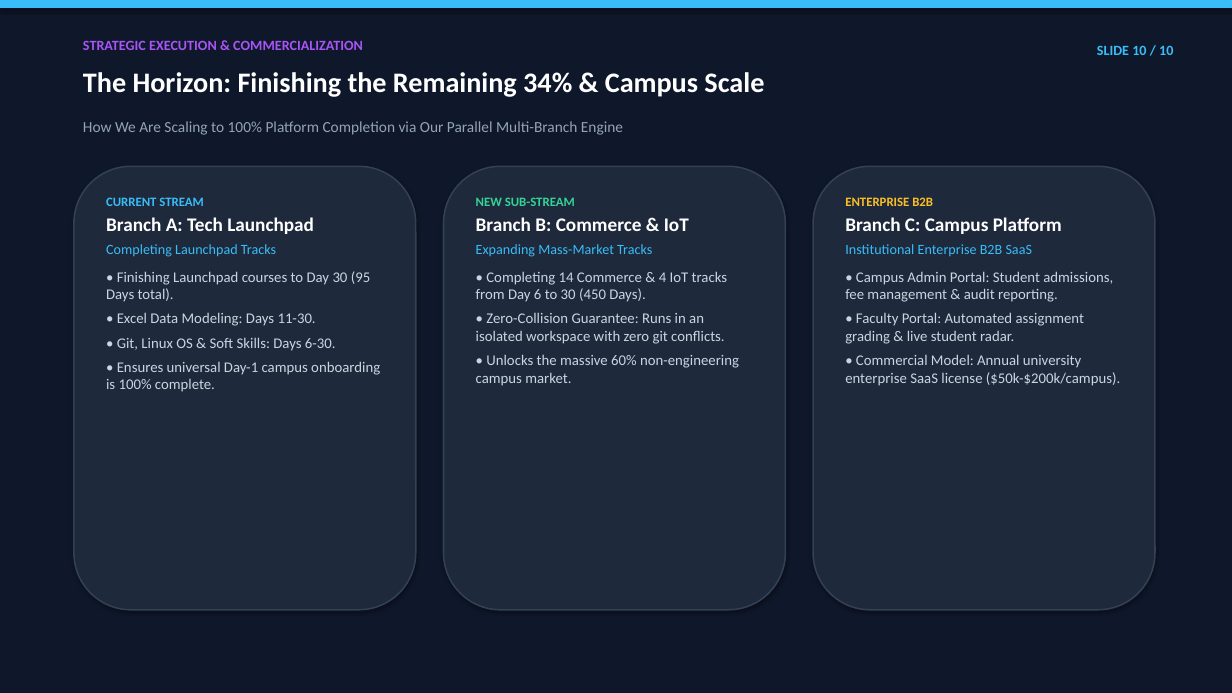
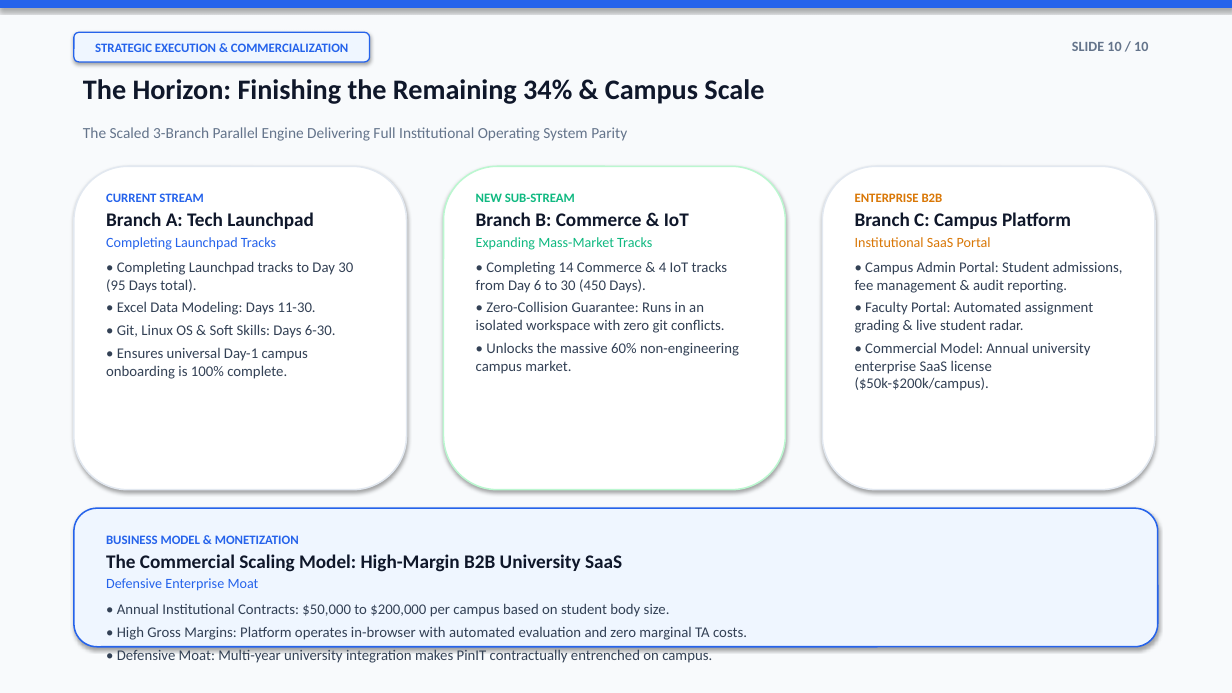
Before and after one commit to Vinay-N-Kashyap/Present-Career-os, a slide deck: slide 10 of docs/PINIT_CURRICULUM_AND_PRODUCT_10_SLIDE_PITCH_DECK.pptx. Drawn at 1232x693 pixels with LibreOffice and Linux fonts; fonts in the diff are those of the drawing. Boxes give left, top, right and bottom in pixels: in the first picture for what was removed or moved away, otherwise in the second. Text is boxed around its words. In the diff, an @@ line names an element or a change of style, - is before the commit and + after.

Commit message:
feat(presentation): redesign pitch deck with executive light theme, big KPI stats, and clean visual cards (TASK-688)

```diff
--- a/docs/PINIT_CURRICULUM_AND_PRODUCT_10_SLIDE_PITCH_DECK.pptx
+++ b/docs/PINIT_CURRICULUM_AND_PRODUCT_10_SLIDE_PITCH_DECK.pptx
@@ rectangle at (0,0,1232,693): fill #0F172A to #F8FAFC; outline #0F172A 0.75 pt to #F8FAFC 0.75 pt @@
@@ rectangle at (0,0,1232,7): fill #38BDF8 to #2563EB; outline #38BDF8 0.75 pt to #2563EB 0.75 pt @@
@@ rounded rectangle "STRATEGIC EXECUTION & COMMERCIALIZATION": place and size @@
-rounded rectangle "STRATEGIC EXECUTION & COMMERCIALIZATION" at (83,40,363,50)
+rounded rectangle "STRATEGIC EXECUTION & COMMERCIALIZATION" at (74,32,370,62)
@@ rounded rectangle "STRATEGIC EXECUTION & COMMERCIALIZATION" at (74,32,370,62): size 11 to 10 pt, text colour #A855F7 to #2563EB; alignment left to centre; vertical alignment top to middle; fill none to #EFF6FF; outline none to #2563EB 1 pt; shadow on @@
@@ text "SLIDE 10 / 10": place and size @@
-text "SLIDE 10 / 10" at (1097,45,1173,55)
+text "SLIDE 10 / 10" at (1072,42,1148,51)
@@ text "SLIDE 10 / 10" at (1072,42,1148,51): text colour #38BDF8 to #64748B @@
@@ text "The Horizon: Finishing the Remaining ...": place and size @@
-text "The Horizon: Finishing the Remaining ..." at (83,72,764,97)
+text "The Horizon: Finishing the Remaining ..." at (83,79,764,104)
@@ text "The Horizon: Finishing the Remaining ..." at (83,79,764,104): text colour #FFFFFF to #0F172A @@
@@ text at (83,127,627,141): text changed; text colour #94A3B8 to #64748B @@
-How We Are Scaling to 100% Platform Completion via Our Parallel Multi-Branch Engine
+The Scaled 3-Branch Parallel Engine Delivering Full Institutional Operating System Parity
@@ rounded rectangle: place and size @@
-rounded rectangle at (74,166,416,610)
+rounded rectangle at (74,166,407,490)
@@ rounded rectangle at (74,166,407,490): fill #1E293B to #FFFFFF; outline #334155 1.2 pt to #E2E8F0 1.2 pt @@
@@ rounded rectangle: place and size @@
-rounded rectangle at (444,166,786,610)
+rounded rectangle at (444,166,786,490)
@@ rounded rectangle at (444,166,786,490): fill #1E293B to #FFFFFF; outline #334155 1.2 pt to #BBF7D0 1.2 pt @@
@@ rounded rectangle at (823,166,1155,490): fill #1E293B to #FFFFFF; outline #334155 1.2 pt to #E2E8F0 1.2 pt @@
@@ rounded rectangle: place and size @@
-rounded rectangle at (813,166,1155,610)
+rounded rectangle at (823,166,1155,490)
@@ text at (106,193,336,379): text colour #38BDF8 to #2563EB in "CURRENT STREAM", "Completing Launchpad Tracks"; text colour #FFFFFF to #0F172A in "Branch A: Tech Launchpad"; text colour #CBD5E1 to #334155 in "• Excel Data Modeling: Days 11-30.", "• Git, Linux OS & Soft Skills: ...", "• Ensures universal Day-1 campus onboarding is ..."; less space between paragraphs @@
@@ text "NEW SUB-STREAM" at (476,193,739,374): text colour #34D399 to #10B981 in "NEW SUB-STREAM"; text colour #FFFFFF to #0F172A in "Branch B: Commerce & IoT"; text colour #38BDF8 to #10B981 in "Expanding Mass-Market Tracks"; text colour #CBD5E1 to #334155 in "• Completing 14 Commerce & 4 IoT ...", "• Zero-Collision Guarantee: Runs in an isolated ...", "• Unlocks the massive 60% non-engineering campus ..."; less space between paragraphs @@
@@ text "ENTERPRISE B2B": place and size @@
-text "ENTERPRISE B2B" at (845,197,1120,386)
+text "ENTERPRISE B2B" at (855,193,1123,391)
@@ text at (855,193,1123,391): text colour #FBBF24 to #D97706 in "ENTERPRISE B2B"; text colour #FFFFFF to #0F172A in "Branch C: Campus Platform"; text colour #CBD5E1 to #334155 in "• Campus Admin Portal: Student admissions, fee ...", "• Faculty Portal: Automated assignment grading & ...", "• Commercial Model: Annual university enterprise SaaS ..."; less space between paragraphs @@
@@ text at (855,237,991,247): text changed; text colour #38BDF8 to #D97706 @@
-Institutional Enterprise B2B SaaS
+Institutional SaaS Portal
@@ text at (106,261,353,293): text changed; text colour #CBD5E1 to #334155 @@
-• Finishing Launchpad courses to Day 30 (95 Days total).
+• Completing Launchpad tracks to Day 30 (95 Days total).
@@ rounded rectangle added at (74,508,1158,647), fill #EFF6FF, outline #2563EB 1.2 pt @@
@@ text added at (106,535,747,664), 11.5 pt, text #334155 @@
+BUSINESS MODEL & MONETIZATION
+The Commercial Scaling Model: High-Margin B2B University SaaS
+Defensive Enterprise Moat
+• Annual Institutional Contracts: $50,000 to $200,000 per campus based on student body size.
+• High Gross Margins: Platform operates in-browser with automated evaluation and zero marginal TA costs.
+• Defensive Moat: Multi-year university integration makes PinIT contractually entrenched on campus.
```
Also in this commit, not shown: 9 other slides changed, 1 other file.
